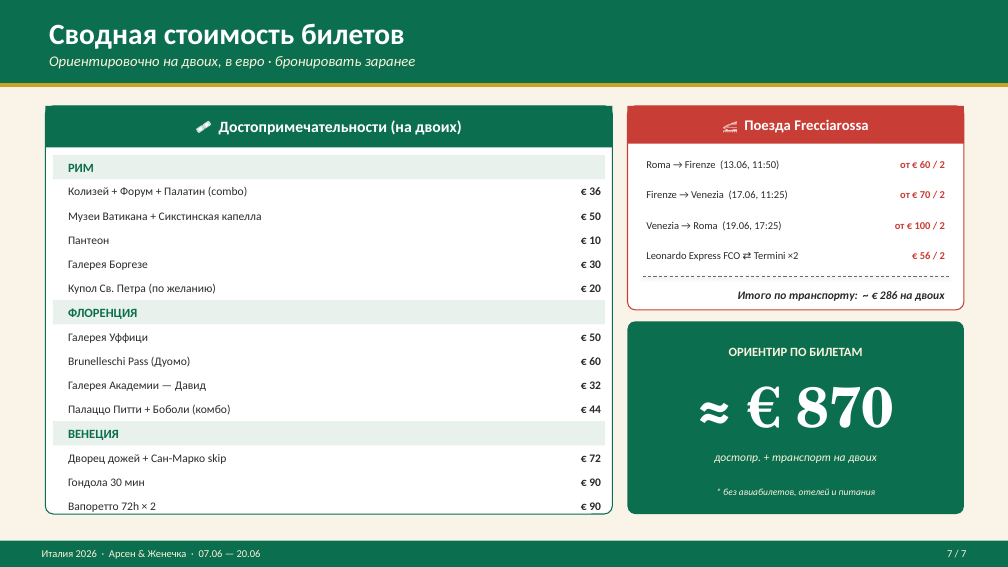
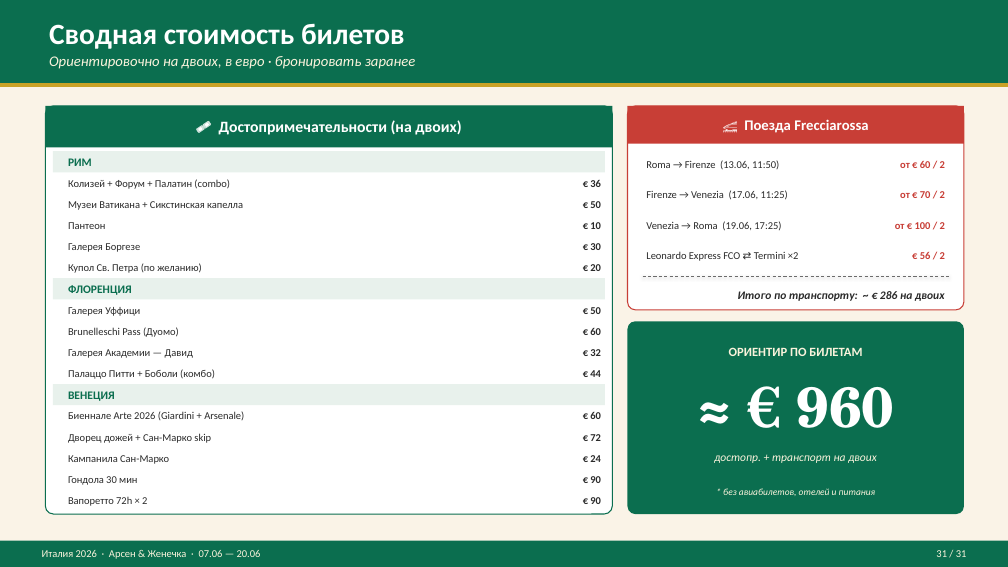
Before and after one commit to KMNV777/main_arsen, a slide deck: slide 31 of Италия_2026_План_путешествия.pptx (slide 7 before the commit). Drawn at 1008x567 pixels with LibreOffice and Linux fonts; fonts in the diff are those of the drawing. Boxes give left, top, right and bottom in pixels: in the first picture for what was removed or moved away, otherwise in the second. Text is boxed around its words. In the diff, an @@ line names an element or a change of style, - is before the commit and + after.

```diff
--- a/Италия_2026_План_путешествия.pptx
+++ b/Италия_2026_План_путешествия.pptx
@@ 2 texts, 1 rectangle: place and size @@
-2 texts, 1 rectangle at [53,155,605,197]
+2 texts, 1 rectangle at [53,151,605,189]
@@ text "Музеи Ватикана + Сикстинская капелла": place and size @@
-text "Музеи Ватикана + Сикстинская капелла" at [68,212,262,222]
+text "Музеи Ватикана + Сикстинская капелла" at [68,201,243,210]
@@ text "€ 50": place and size @@
-text "€ 50" at [589,212,601,220]
+text "€ 50" at [590,201,601,208]
@@ 4 texts: place and size @@
-4 texts at [68,236,601,270]
+4 texts at [68,222,601,252]
@@ 5 texts, 1 rectangle: place and size @@
-5 texts, 1 rectangle at [53,284,605,464]
+5 texts, 1 rectangle at [53,263,605,443]
@@ text "Галерея Уффици": place and size @@
-text "Галерея Уффици" at [68,333,148,343]
+text "Галерея Уффици" at [68,307,140,316]
@@ text "€ 50": place and size @@
-text "€ 50" at [589,333,601,341]
+text "€ 50" at [590,307,601,314]
@@ 4 texts: place and size @@
-4 texts at [68,357,601,391]
+4 texts at [68,327,601,358]
@@ 3 texts, 1 rectangle: place and size @@
-3 texts, 1 rectangle at [53,404,605,445]
+3 texts, 1 rectangle at [53,369,605,405]
@@ size 12 to 11 pt in 3 elements at [68,158,92,166], [68,285,132,295], [68,391,115,401] @@
@@ size 11 to 10 pt in 24 elements at [68,476,137,485], [590,476,601,483], [68,497,147,506], [590,497,601,504], [68,179,230,189], [590,180,601,187], [68,201,243,210], [590,201,601,208], [68,222,105,229], [590,222,601,229], [68,243,140,252], [590,243,601,250], [68,263,201,273], [68,433,211,443], [590,264,601,271], [590,434,601,441], [68,307,140,316], [590,307,601,314], [68,327,179,337], [590,328,601,335], [68,349,193,358], [590,349,601,356], [68,369,215,379], [590,370,601,377] @@
@@ text at [797,387,895,428]: text changed @@
-≈ € 870
+≈ € 960
@@ text added at [68,411,244,420], 10 pt, text #2B2B2B @@
+Биеннале Arte 2026 (Giardini + Arsenale)
@@ text added at [590,412,601,419], 10 pt, text #2B2B2B, bold @@
+€ 60
@@ text added at [68,455,169,464], 10 pt, text #2B2B2B @@
+Кампанила Сан-Марко
@@ text added at [590,455,601,462], 10 pt, text #2B2B2B, bold @@
+€ 24
@@ text at [936,550,967,557]: text changed @@
-7 / 7
+31 / 31
```
Also in this commit, not shown: 5 other slides changed, 24 slides added, 1 other file.
